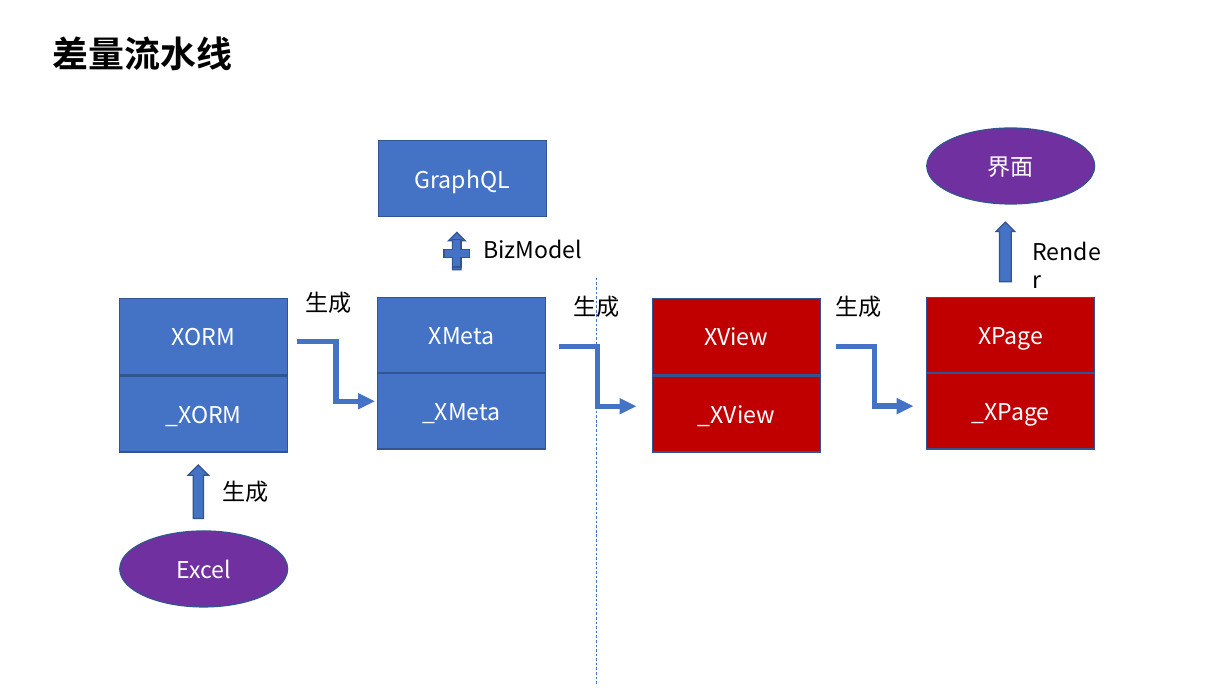
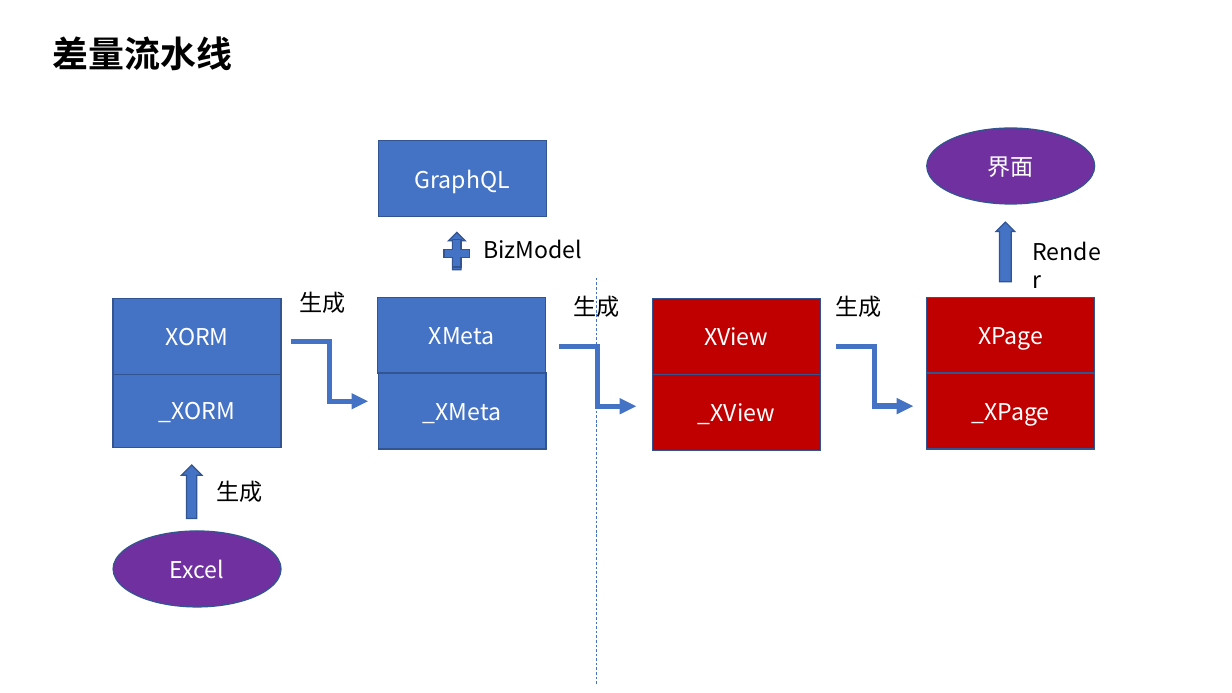
Before and after one commit to entropy-cloud/nop-entropy, a slide deck: slide 9 of docs/ppt/nop-platform.pptx (slide 7 before the commit). Drawn at 1232x693 pixels with LibreOffice and Linux fonts; fonts in the diff are those of the drawing. Boxes give left, top, right and bottom in pixels: in the first picture for what was removed or moved away, otherwise in the second. Text is boxed around its words. In the diff, an @@ line names an element or a change of style, - is before the commit and + after.

```diff
--- a/docs/ppt/nop-platform.pptx
+++ b/docs/ppt/nop-platform.pptx
@@ 2 texts, 1 rectangle, 1 ellipse, 1 right arrow, 1 elbow arrow: place and size @@
-2 texts, 1 rectangle, 1 ellipse, 1 right arrow, 1 elbow arrow at [119, 291, 374, 607]
+2 texts, 1 rectangle, 1 ellipse, 1 right arrow, 1 elbow arrow at [113, 291, 368, 607]
@@ rectangle "_XORM": place and size @@
-rectangle "_XORM" at [119, 376, 287, 452]
+rectangle "_XORM" at [113, 372, 281, 448]
```
Also in this commit, not shown: 1 other slide changed, 2 slides added, 3 other files.
